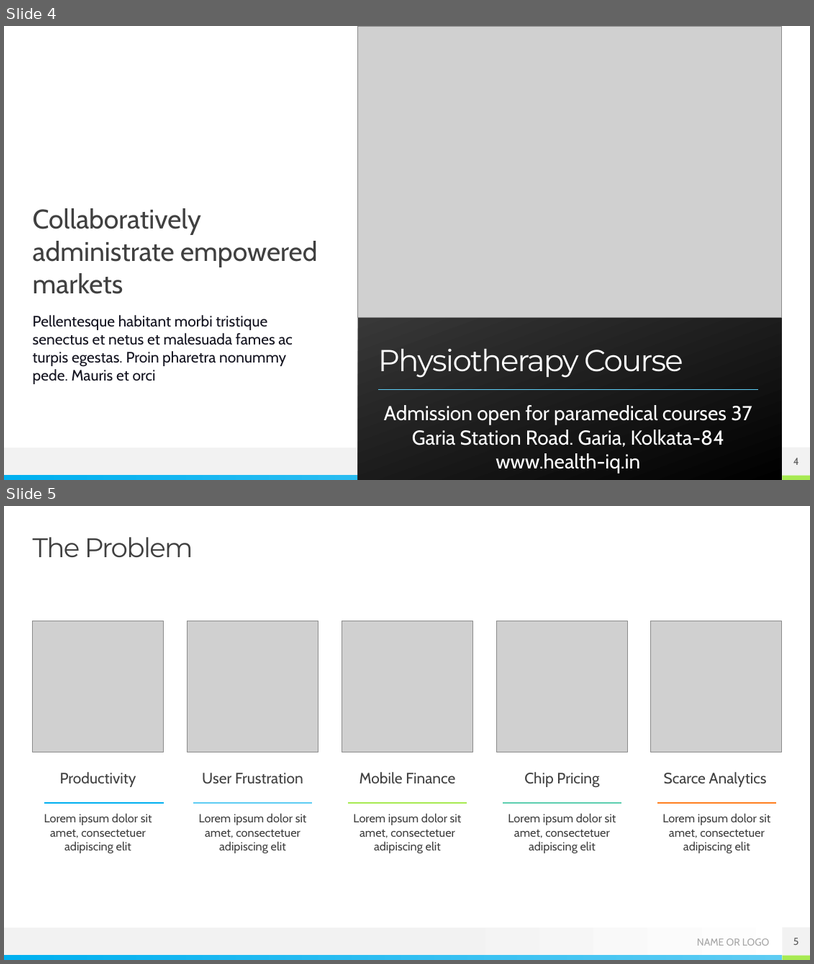
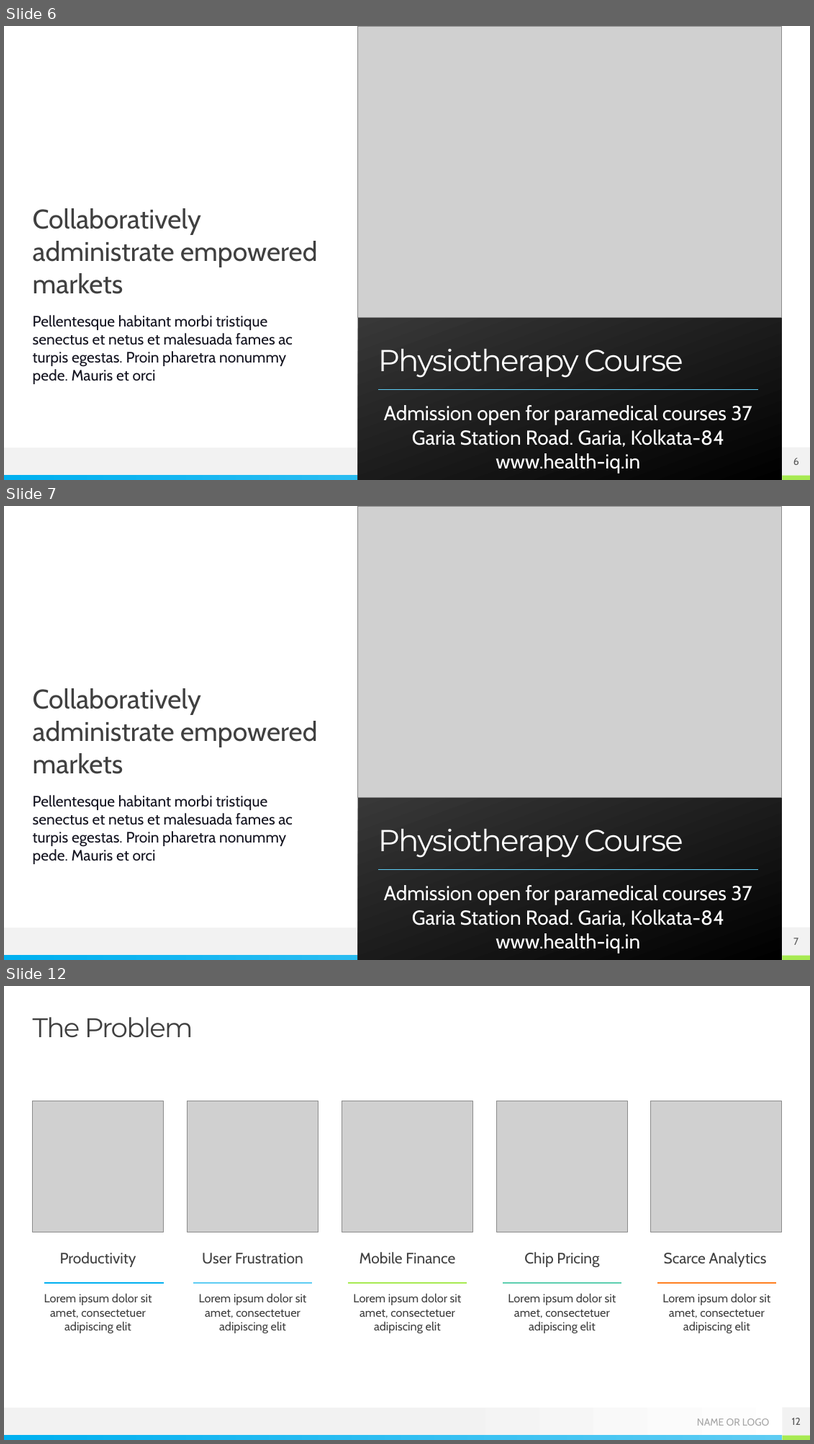
Before and after one commit to accuit/IqHealth, a slide deck: IqHealth/Marketing/HealthIQ-2.pptx. Shown one above the other, each under a label of ours: slides 4 and 5 before the commit, slides 6, 7 and 12 after it; the slides between them are not shown. The pictures are 814x964 and 814x1444 pixels, drawn with LibreOffice and Linux fonts; fonts in the diff are those of the drawing; grey boxes stand for pictures. Boxes give left, top, right and bottom in pixels: in the first picture for what was removed or moved away, otherwise in the second. Text is boxed around its words. In the diff, an @@ line names an element or a change of style, - is before the commit and + after.

Commit message:
Facebook images and ppt

```diff
--- a/IqHealth/Marketing/HealthIQ-2.pptx
+++ b/IqHealth/Marketing/HealthIQ-2.pptx
@@ slide 7 added at <box>4,506,810,960</box>, background #FFFFFF; not listed: 4 template elements that a slide beside it also shows @@
@@ picture added at <box>358,506,782,797</box> @@
@@ text added at <box>33,688,317,864</box>, 18 pt, text #12121E @@
+Collaboratively administrate empowered markets
+Pellentesque habitant morbi tristique senectus et netus et malesuada fames ac turpis egestas. Proin pharetra nonummy pede. Mauris et orci
@@ title added at <box>378,829,684,857</box>, 36 pt, text #FFFFFF @@
+Physiotherapy Course
@@ line added from (378, 870) to (759, 870), #5ECCF3 0.5 pt @@
@@ text added at <box>384,885,752,953</box>, 24 pt, text #FFFFFF @@
+Admission open for paramedical courses 37 Garia Station Road. Garia, Kolkata-84 www.health-iq.in
@@ page number added at <box>782,927,810,955</box>, fill #F2F2F2, 12 pt, text #595959 @@
+7
@@ what was slide 4 is now slide 6 @@
@@ page number at <box>794,457,800,464</box>: text changed @@
-4
+6
@@ what was slide 5 is now slide 12 @@
@@ page number at <box>792,1417,801,1424</box>: text changed @@
-5
+12
```
Also in this commit, not shown: 2 slides changed, 6 other slides added, 38 other files.
